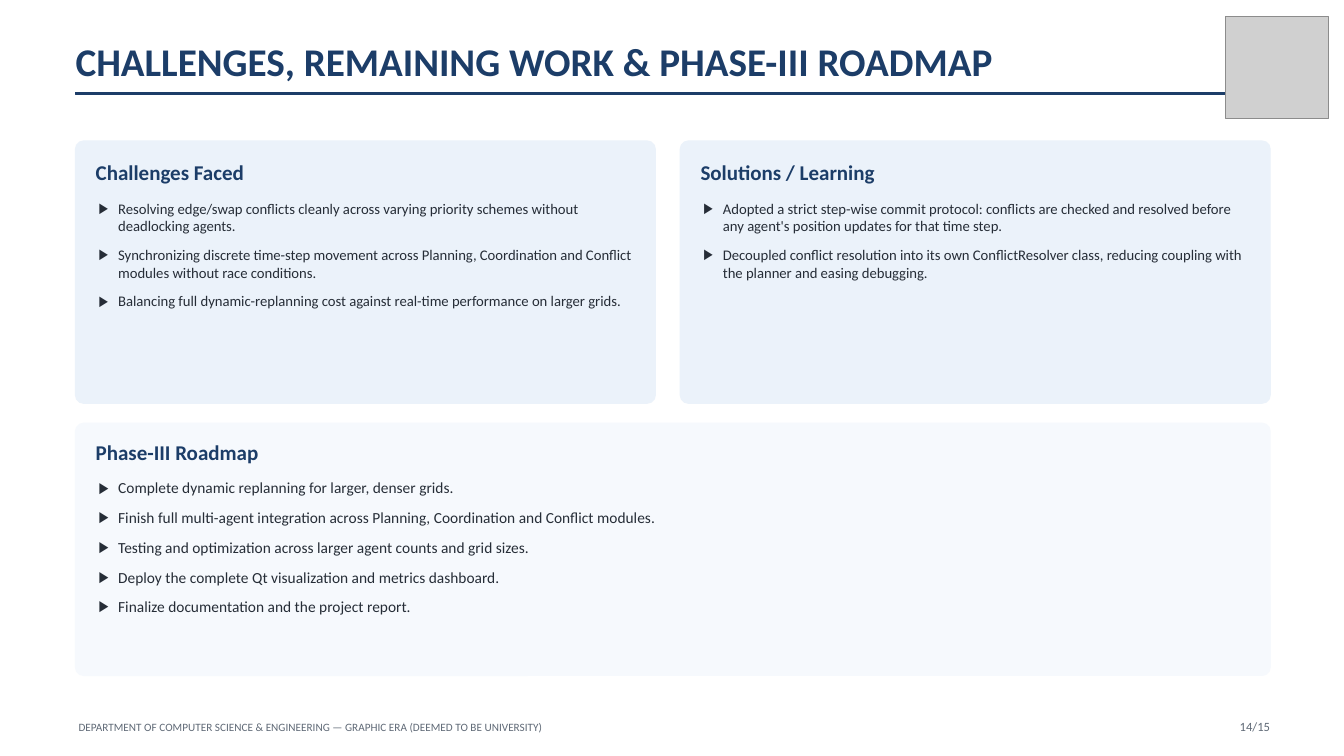
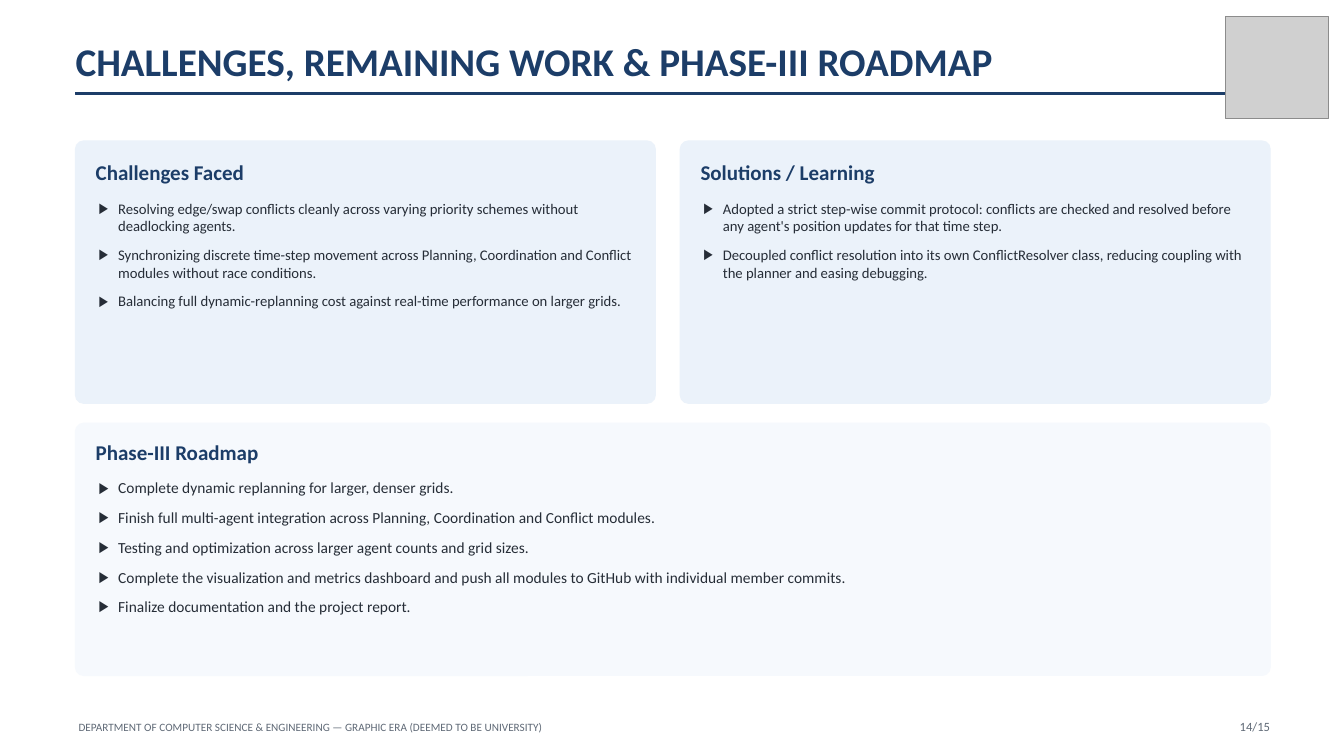
Before and after one commit to ayushirautela123/Simulator-for-Path-Planning-of-Multi-Agent, a slide deck: slide 14 of TeamAFK_PhaseII_Evaluation.pptx. Drawn at 1344x756 pixels with LibreOffice and Linux fonts; fonts in the diff are those of the drawing; grey boxes stand for pictures. Boxes give left, top, right and bottom in pixels: in the first picture for what was removed or moved away, otherwise in the second. Text is boxed around its words. In the diff, an @@ line names an element or a change of style, - is before the commit and + after.

```diff
--- a/TeamAFK_PhaseII_Evaluation.pptx
+++ b/TeamAFK_PhaseII_Evaluation.pptx
@@ text at (118,572,846,586): text changed @@
-▶ Deploy the complete Qt visualization and metrics dashboard.
+▶ Complete the visualization and metrics dashboard and push all modules to GitHub with individual member commits.
```
Also in this commit, not shown: 12 other slides changed.
